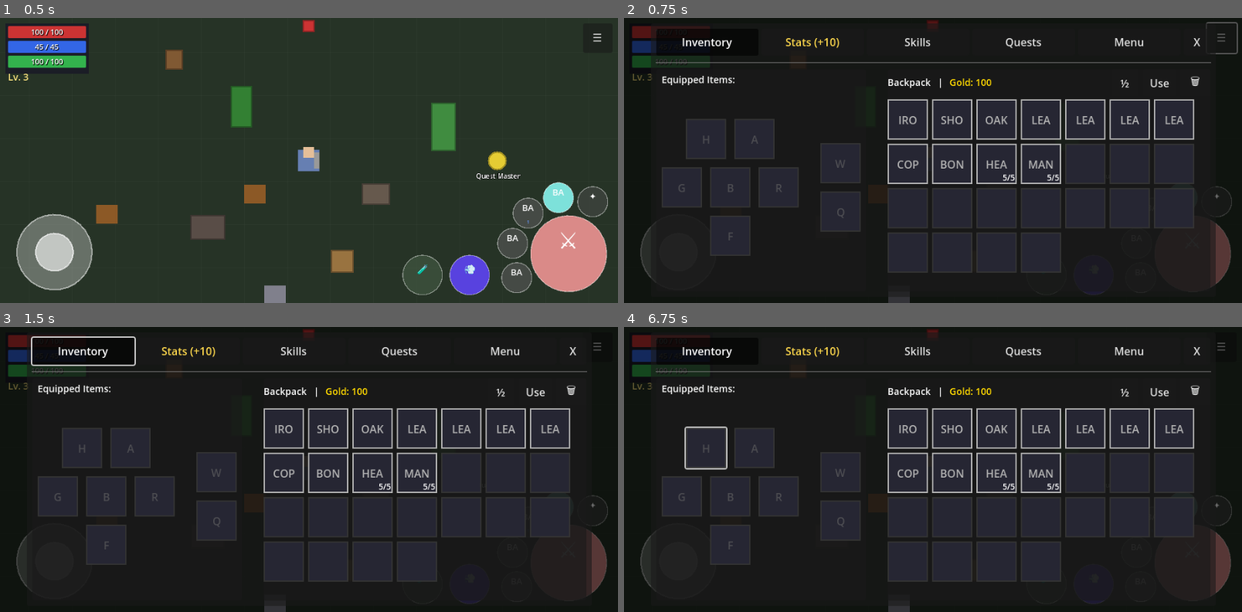
Above: before the commit, frames 1-4 (two rows, left to right).
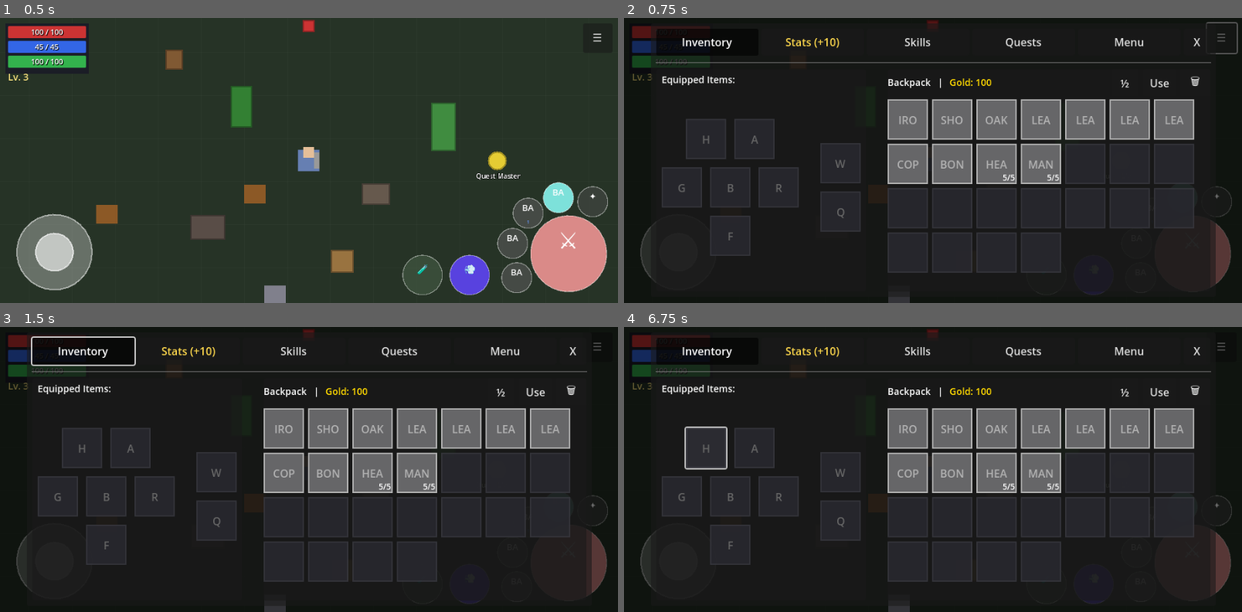
Above: after the commit, the same moments.

Repository: MatousHruska/MobileTestia
Game: Godot game, scene res://scenes/world/test_zone.tscn
Same seed, same stepped clock (60 frames per second), same inputs: the game is played once before the commit and once after it.
Inputs:
- Up to frame 1 (0.5 s): no input
- Up to frame 2 (0.75 s): click "☰" at 0.5 s
- Up to frame 3 (1.5 s): click "Inventory" at 1.25 s
- Up to frame 4 (6.75 s): click "Stats (+10)" at 2 s; click "Skills" at 2.75 s; click "Quests" at 3.5 s; click "Active" at 4.25 s; click "Completed" at 5 s; click "Inventory" at 5.75 s; click "H" at 6.5 s

Frame 1 is identical in both runs. In frame 2, 8.6% of the frame differs, in the area x 8-93%, y 28-70%; in frame 3, 8.6%; in frame 4, 8.6%.

Commit message:
Convert remaining Character Menu elements to UITheme
- inventory_slot.gd: Slot backgrounds, borders, ghost labels,
  quantity labels, drag highlight all use UITheme colors
- character_menu.gd: Tab badge colors use UITheme.COLOR_AVAILABLE
- character_menu_popup.gd: Close button, stat row colors use UITheme

Now inventory slots, tabs, and popups should all respond to
database theme changes.

Diff:
--- a/scripts/ui/inventory/inventory_slot.gd
+++ b/scripts/ui/inventory/inventory_slot.gd
@@ -58,7 +58,7 @@
 	rarity_border = ColorRect.new()
 	rarity_border.name = "RarityBorder"
 	rarity_border.set_anchors_preset(PRESET_FULL_RECT)
-	rarity_border.color = Color(0.3, 0.3, 0.3, 0.5)
+	rarity_border.color = UITheme.COLOR_EMPTY_SLOT_BORDER
 	rarity_border.mouse_filter = Control.MOUSE_FILTER_IGNORE
 	add_child(rarity_border)
 
@@ -70,7 +70,7 @@
 	bg.offset_top = 2
 	bg.offset_right = -2
 	bg.offset_bottom = -2
-	bg.color = Color(0.15, 0.15, 0.2, 1.0)
+	bg.color = UITheme.COLOR_EMPTY_SLOT_BG
 	bg.mouse_filter = Control.MOUSE_FILTER_IGNORE
 	add_child(bg)
 
@@ -95,8 +95,8 @@
 	ghost_label.grow_vertical = GROW_DIRECTION_BOTH
 	ghost_label.horizontal_alignment = HORIZONTAL_ALIGNMENT_CENTER
 	ghost_label.vertical_alignment = VERTICAL_ALIGNMENT_CENTER
-	ghost_label.add_theme_font_size_override("font_size", 16)
-	ghost_label.modulate = Color(0.4, 0.4, 0.4, 0.6)
+	ghost_label.add_theme_font_size_override("font_size", UITheme.FONT_SIZE_LARGE)
+	ghost_label.modulate = UITheme.COLOR_LOCKED
 	ghost_label.mouse_filter = Control.MOUSE_FILTER_IGNORE
 	add_child(ghost_label)
 
@@ -109,7 +109,7 @@
 	quantity_label.offset_right = -2
 	quantity_label.offset_bottom = -2
 	quantity_label.horizontal_alignment = HORIZONTAL_ALIGNMENT_RIGHT
-	quantity_label.add_theme_font_size_override("font_size", 12)
+	quantity_label.add_theme_font_size_override("font_size", UITheme.FONT_SIZE_LABEL)
 	quantity_label.visible = false
 	quantity_label.mouse_filter = Control.MOUSE_FILTER_IGNORE
 	add_child(quantity_label)
@@ -118,7 +118,7 @@
 	highlight_rect = ColorRect.new()
 	highlight_rect.name = "HighlightRect"
 	highlight_rect.set_anchors_preset(PRESET_FULL_RECT)
-	highlight_rect.color = Color(0.3, 0.8, 0.3, 0.3)  # Green tint for valid drop
+	highlight_rect.color = UITheme.COLOR_DRAG_HIGHLIGHT
 	highlight_rect.visible = false
 	highlight_rect.mouse_filter = Control.MOUSE_FILTER_IGNORE
 	add_child(highlight_rect)
@@ -163,12 +163,12 @@
 			quantity_label.visible = true
 			# Dim if no charges
 			if current_charges <= 0:
-				quantity_label.modulate = Color(1.0, 0.3, 0.3)
+				quantity_label.modulate = UITheme.COLOR_DEBUFF
 			else:
-				quantity_label.modulate = Color.WHITE
+				quantity_label.modulate = UITheme.COLOR_SELECTED
 		elif current_quantity > 1:
 			quantity_label.text = str(current_quantity)
-			quantity_label.modulate = Color.WHITE
+			quantity_label.modulate = UITheme.COLOR_SELECTED
 			quantity_label.visible = true
 		else:
 			quantity_label.visible = false
@@ -186,11 +186,11 @@
 		icon_rect.texture = null
 		icon_rect.visible = false
 		quantity_label.visible = false
-		rarity_border.color = Color(0.3, 0.3, 0.3, 0.5)
+		rarity_border.color = UITheme.COLOR_EMPTY_SLOT_BORDER
 
 		# Show ghost icon for equipment slots
 		if slot_type == SlotType.EQUIPMENT:
-			ghost_label.modulate = Color(0.4, 0.4, 0.4, 0.6)
+			ghost_label.modulate = UITheme.COLOR_LOCKED
 			ghost_label.visible = true
 			_update_ghost_icon()
 		else:
@@ -198,16 +198,16 @@
 
 	# Handle blocked state
 	if is_blocked:
-		modulate = Color(0.5, 0.5, 0.5, 0.5)
+		modulate = UITheme.COLOR_LOCKED
 		disabled = true
 	else:
-		modulate = Color.WHITE
+		modulate = UITheme.COLOR_SELECTED
 		disabled = false
 
 	# Selection visual
 	if is_selected:
-		rarity_border.color = Color.WHITE
-		modulate = Color(1.2, 1.2, 1.2, 1.0)
+		rarity_border.color = UITheme.COLOR_SELECTED
+		modulate = UITheme.COLOR_HIGHLIGHT
 
 
 func set_selected(selected: bool) -> void:
@@ -244,13 +244,13 @@
 	if not current_item.icon:
 		var label := Label.new()
 		label.text = current_item.item_name.left(6)
-		label.add_theme_font_size_override("font_size", 12)
+		label.add_theme_font_size_override("font_size", UITheme.FONT_SIZE_LABEL)
 		set_drag_preview(label)
 	else:
 		set_drag_preview(preview)
 
 	# Dim this slot while dragging
-	modulate = Color(0.5, 0.5, 0.5, 0.7)
+	modulate = UITheme.COLOR_LOCKED
 
 	# Notify panel that drag started (for highlighting target slots)
 	drag_started.emit(self)
@@ -323,7 +323,7 @@
 func _notification(what: int) -> void:
 	## Handle drag end to restore visuals
 	if what == NOTIFICATION_DRAG_END:
-		modulate = Color.WHITE if not is_blocked else Color(0.5, 0.5, 0.5, 0.5)
+		modulate = UITheme.COLOR_SELECTED if not is_blocked else UITheme.COLOR_LOCKED
 		set_drag_highlight(false)
 		drag_ended.emit(self)
 
--- a/scripts/ui/menu/character_menu.gd
+++ b/scripts/ui/menu/character_menu.gd
@@ -45,9 +45,9 @@
 var _tab_buttons: Array[Button] = []
 var _panels: Array[Control] = []
 
-## Tab notification colors
-const BADGE_COLOR := Color(1.0, 0.85, 0.3)  ## Golden yellow for notification text
-const NORMAL_COLOR := Color(1.0, 1.0, 1.0)  ## Normal button color
+## Tab notification colors - using UITheme for consistency
+## BADGE_COLOR uses COLOR_AVAILABLE (golden yellow)
+## NORMAL_COLOR uses COLOR_SELECTED (white)
 
 ## Inventory panel instance (created dynamically)
 var _inventory_panel_instance: InventoryPanel = null
@@ -277,8 +277,8 @@
 	var points := PlayerStats.attribute_points
 	if points > 0:
 		stats_tab.text = "Stats (+%d)" % points
-		stats_tab.add_theme_color_override("font_color", BADGE_COLOR)
-		stats_tab.add_theme_color_override("font_hover_color", BADGE_COLOR)
+		stats_tab.add_theme_color_override("font_color", UITheme.COLOR_AVAILABLE)
+		stats_tab.add_theme_color_override("font_hover_color", UITheme.COLOR_AVAILABLE)
 	else:
 		stats_tab.text = "Stats"
 		stats_tab.remove_theme_color_override("font_color")
@@ -293,8 +293,8 @@
 	var available := TalentManager.get_available_points()
 	if available > 0:
 		skills_tab.text = "Skills (+%d)" % available
-		skills_tab.add_theme_color_override("font_color", BADGE_COLOR)
-		skills_tab.add_theme_color_override("font_hover_color", BADGE_COLOR)
+		skills_tab.add_theme_color_override("font_color", UITheme.COLOR_AVAILABLE)
+		skills_tab.add_theme_color_override("font_hover_color", UITheme.COLOR_AVAILABLE)
 	else:
 		skills_tab.text = "Skills"
 		skills_tab.remove_theme_color_override("font_color")
--- a/scripts/ui/menu/character_menu_popup.gd
+++ b/scripts/ui/menu/character_menu_popup.gd
@@ -185,13 +185,13 @@
 
 	# Style close button
 	var close_style := StyleBoxFlat.new()
-	close_style.bg_color = Color(0.4, 0.15, 0.15, 0.8)
-	close_style.set_corner_radius_all(4)
+	close_style.bg_color = UITheme.COLOR_DEBUFF
+	close_style.set_corner_radius_all(UITheme.CORNER_RADIUS_NORMAL)
 	_close_button.add_theme_stylebox_override("normal", close_style)
 
 	var close_hover := StyleBoxFlat.new()
-	close_hover.bg_color = Color(0.6, 0.2, 0.2, 0.9)
-	close_hover.set_corner_radius_all(4)
+	close_hover.bg_color = UITheme.COLOR_DEBUFF.lightened(0.2)
+	close_hover.set_corner_radius_all(UITheme.CORNER_RADIUS_NORMAL)
 	_close_button.add_theme_stylebox_override("hover", close_hover)
 
 
@@ -299,21 +299,21 @@
 #===============================================================================
 
 ## Add a labeled stat row to a container
-func add_stat_row(container: VBoxContainer, label_text: String, value_text: String, value_color: Color = Color(0.9, 0.9, 0.9)) -> void:
+func add_stat_row(container: VBoxContainer, label_text: String, value_text: String, value_color: Color = Color.WHITE) -> void:
 	var row := HBoxContainer.new()
-	row.add_theme_constant_override("separation", 4)
+	row.add_theme_constant_override("separation", UITheme.SEPARATION_SMALL)
 	container.add_child(row)
 
 	var label := Label.new()
 	label.text = label_text + ":"
-	label.add_theme_font_size_override("font_size", 10)
-	label.add_theme_color_override("font_color", Color(0.6, 0.6, 0.6))
+	label.add_theme_font_size_override("font_size", UITheme.FONT_SIZE_SMALL)
+	label.add_theme_color_override("font_color", UITheme.COLOR_TEXT_DIM)
 	row.add_child(label)
 
 	var value := Label.new()
 	value.text = value_text
-	value.add_theme_font_size_override("font_size", 10)
-	value.add_theme_color_override("font_color", value_color)
+	value.add_theme_font_size_override("font_size", UITheme.FONT_SIZE_SMALL)
+	value.add_theme_color_override("font_color", value_color if value_color != Color.WHITE else UITheme.COLOR_SELECTED)
 	value.size_flags_horizontal = Control.SIZE_EXPAND_FILL
 	value.autowrap_mode = TextServer.AUTOWRAP_WORD_SMART
 	row.add_child(value)
